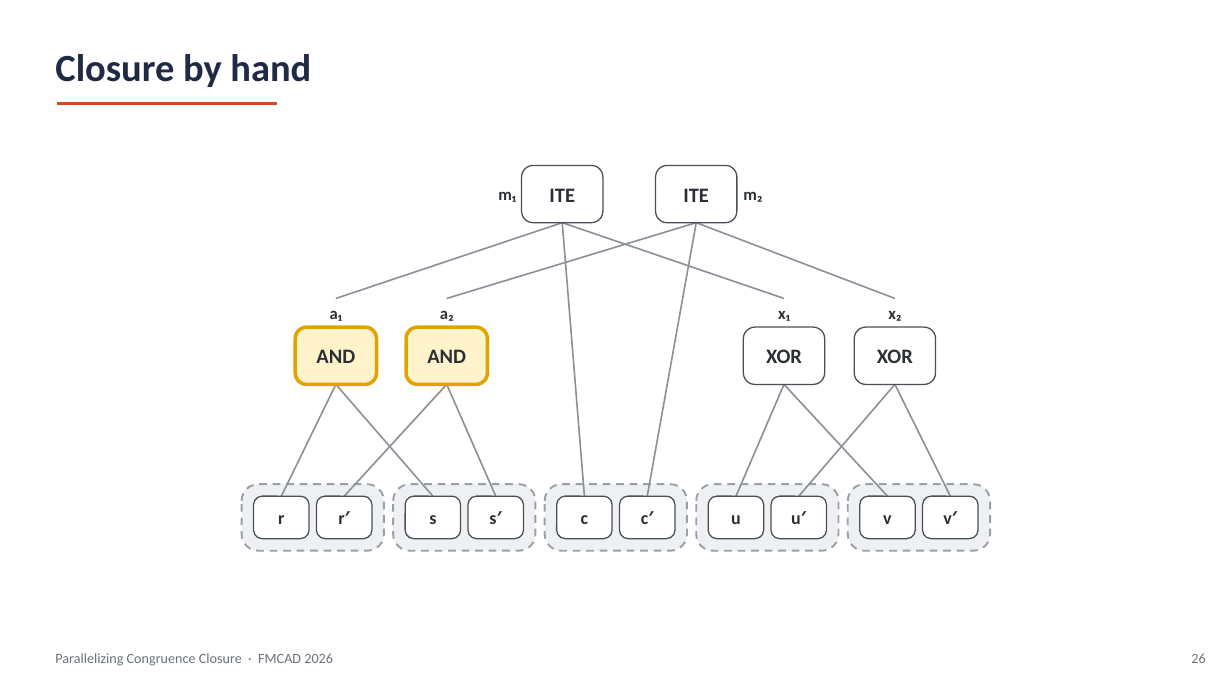
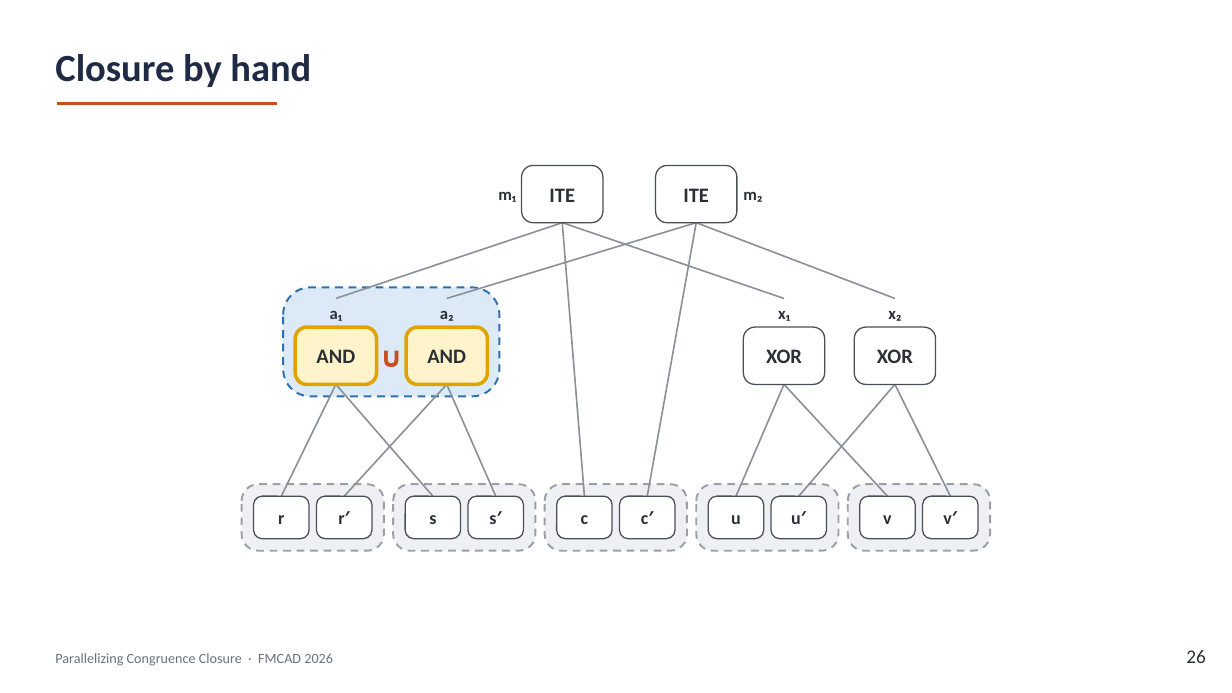
Before and after one commit to amarshah1/parallelcc-paper, a slide deck: slide 26 of slides/parallelcc-part1.pptx. Drawn at 1232x693 pixels with LibreOffice and Linux fonts; fonts in the diff are those of the drawing. Boxes give left, top, right and bottom in pixels: in the first picture for what was removed or moved away, otherwise in the second. Text is boxed around its words. In the diff, an @@ line names an element or a change of style, - is before the commit and + after.

```diff
--- a/slides/parallelcc-part1.pptx
+++ b/slides/parallelcc-part1.pptx
@@ rounded rectangle added at (x1=283, y1=287, x2=499, y2=396), fill #DCEAF8, outline #2E6FB0 1.5 pt dashed @@
@@ text added at (x1=354, y1=328, x2=428, y2=384), 22 pt, text #C8501E, bold @@
+∪
@@ text "26" at (x1=1186, y1=650, x2=1205, y2=663): size 11 to 15 pt, text colour #6B717A to #2B2F36 @@
```
Also in this commit, not shown: 43 other slides changed, 4 slides added, 2 slides removed, 1 other file.
